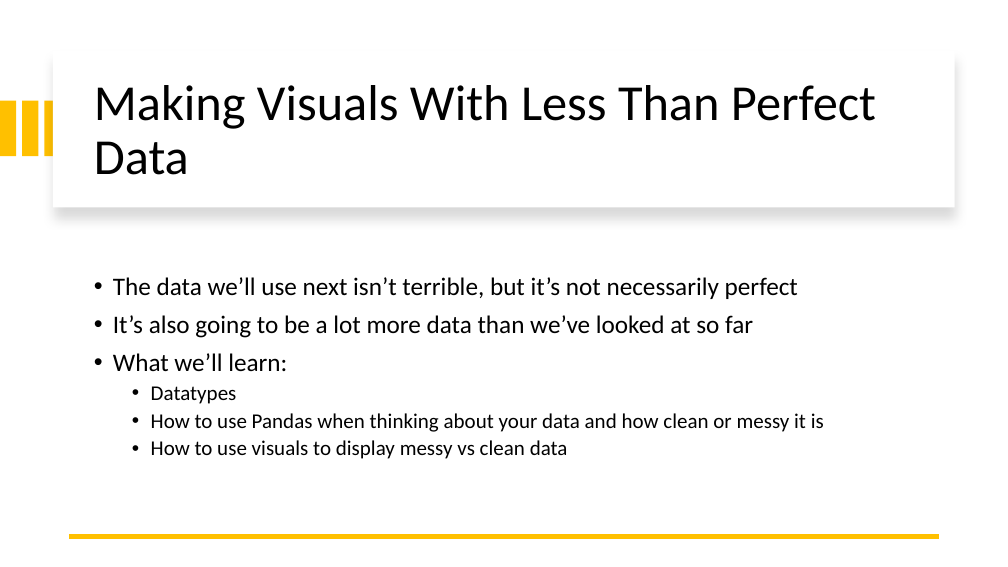
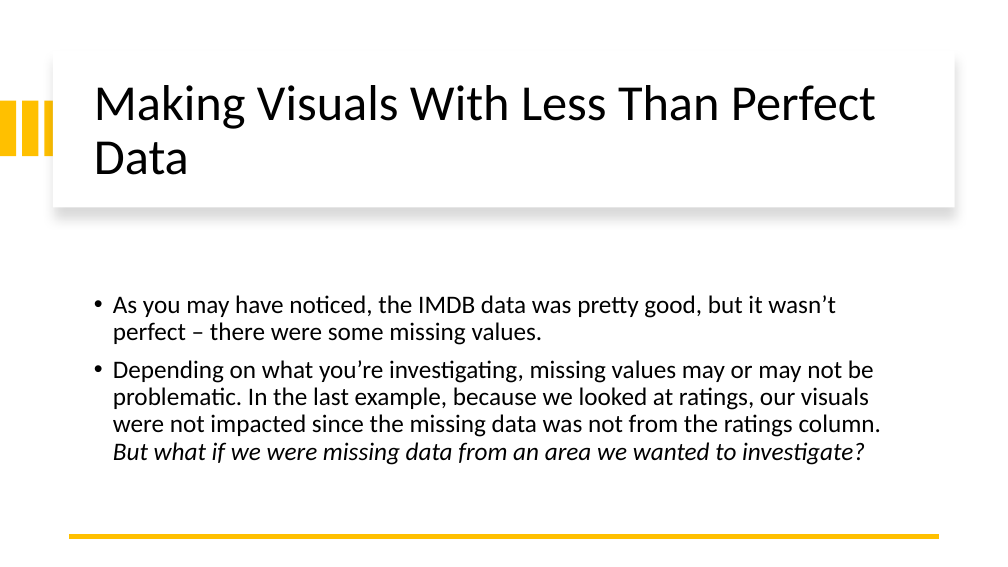
Before and after one commit to likeawednesday/TechCamp_DataViz, a slide deck: slide 21 of DVUP.pptx (slide 16 before the commit). Drawn at 1008x567 pixels with LibreOffice and Linux fonts; fonts in the diff are those of the drawing. Boxes give left, top, right and bottom in pixels: in the first picture for what was removed or moved away, otherwise in the second. Text is boxed around its words. In the diff, an @@ line names an element or a change of style, - is before the commit and + after.

```diff
--- a/DVUP.pptx
+++ b/DVUP.pptx
@@ text at box(113, 295, 881, 465): text changed @@
-• The data we’ll use next isn’t terrible, but it’s not necessarily perfect
-• It’s also going to be a lot more data than we’ve looked at so far
-• What we’ll learn:
-  • Datatypes
-  • How to use Pandas when thinking about your data and how clean or messy it is
-  • How to use visuals to display messy vs clean data
+• As you may have noticed, the IMDB data was pretty good, but it wasn’t perfect – there were some missing values.
+• Depending on what you’re investigating, missing values may or may not be problematic. In the last example, because we looked at ratings, our visuals were not impacted since the missing data was not from the ratings column. But what if we were missing data from an area we wanted to investigate?
```
Also in this commit, not shown: 5 other slides changed, 15 slides added.
